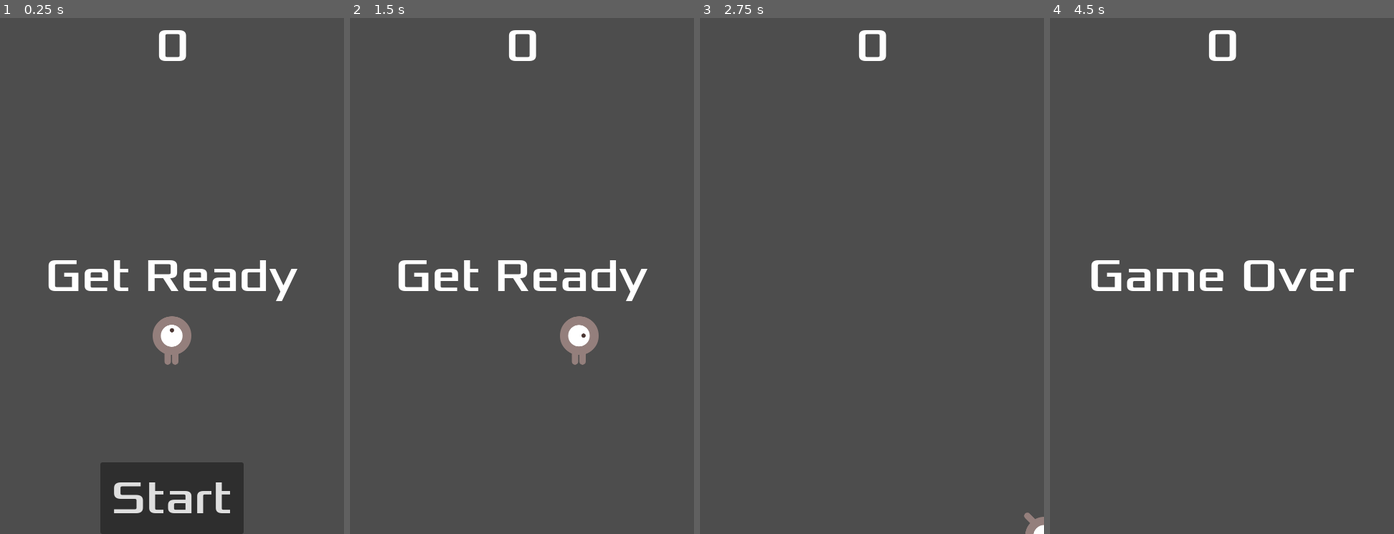
Above: before the commit, frames 1-4 (left to right).
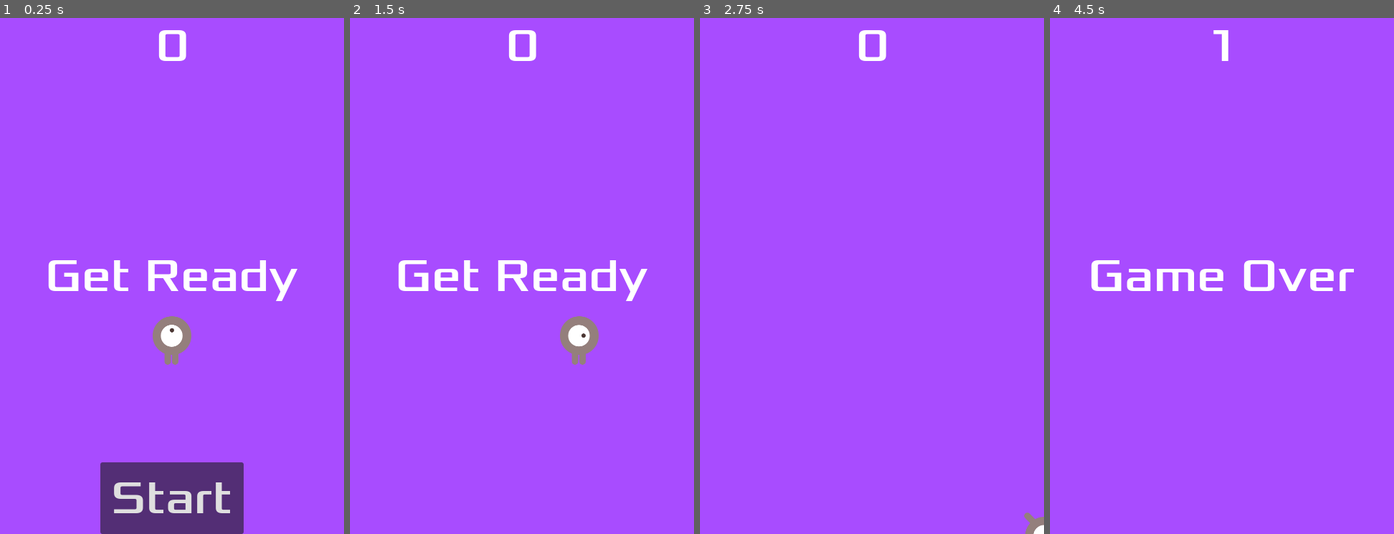
Above: after the commit, the same moments.

Repository: ShininDark/DodgeTheCreep
Game: Godot game, scene res://scenes/main.tscn
The game is run twice, just before and just after one commit, with the same random seed, the same clock (stepped at 60 frames per second) and the same inputs.
Inputs:
- Up to frame 1 (0.25 s): no input
- Up to frame 2 (1.5 s): click "Start" at 0.5 s; tap Enter at 1.25 s; hold D (move_right) from 1.28 s (still down)
- Up to frame 3 (2.75 s): release D (move_right) at 2.03 s; hold S (move_down) from 2.03 s (still down)
- Up to frame 4 (4.5 s): release S (move_down) at 2.78 s; hold D (move_right) 2.78-3.53 s; hold W (move_up) 3.53-4.28 s; hold A (move_left) from 4.28 s (still down)

The runs differ from the first frame. In frame 1, 97% of the frame differs, in the area x 0-100%, y 0-100%; in frame 2, 98%; in frame 3, 100%; in frame 4, 99%.
Error before the commit: Invalid call to function 'update_score' in base 'CanvasLayer (hud.gd)'. Expected 1 arguments. (res://scripts/main.gd:48)

Commit message:
Fixed score error

Diff:
--- a/scenes/main.tscn
+++ b/scenes/main.tscn
@@ -14,6 +14,11 @@
 [node name="Main" type="Node"]
 script = ExtResource("1_sugp2")
 mob_scene = ExtResource("2_jyhfs")
+
+[node name="ColorRect" type="ColorRect" parent="."]
+offset_right = 483.0
+offset_bottom = 724.0
+color = Color(0.658824, 0.298039, 1, 1)
 
 [node name="Player" parent="." instance=ExtResource("3_tbgi4")]
 
--- a/scripts/main.gd
+++ b/scripts/main.gd
@@ -45,7 +45,7 @@
 
 func _on_score_timer_timeout() -> void:
 	score += 1
-	$HUD.update_score()
+	$HUD.update_score(score)
 
 
 func _on_start_timer_timeout() -> void:
